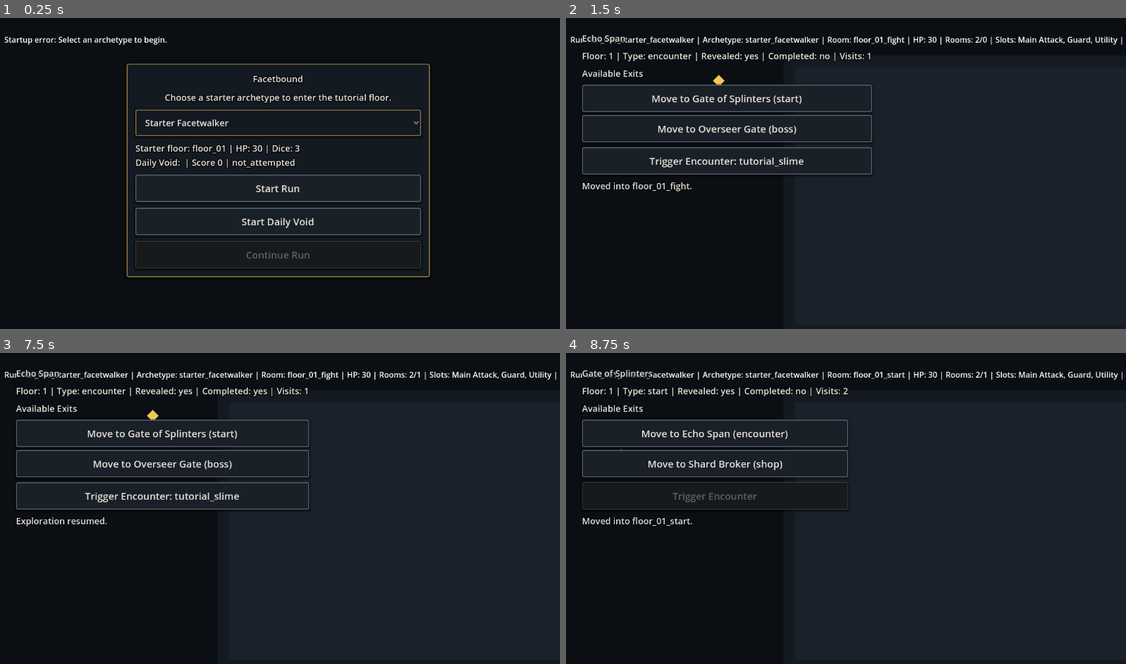
Above: before the commit, frames 1-4 (two rows, left to right).
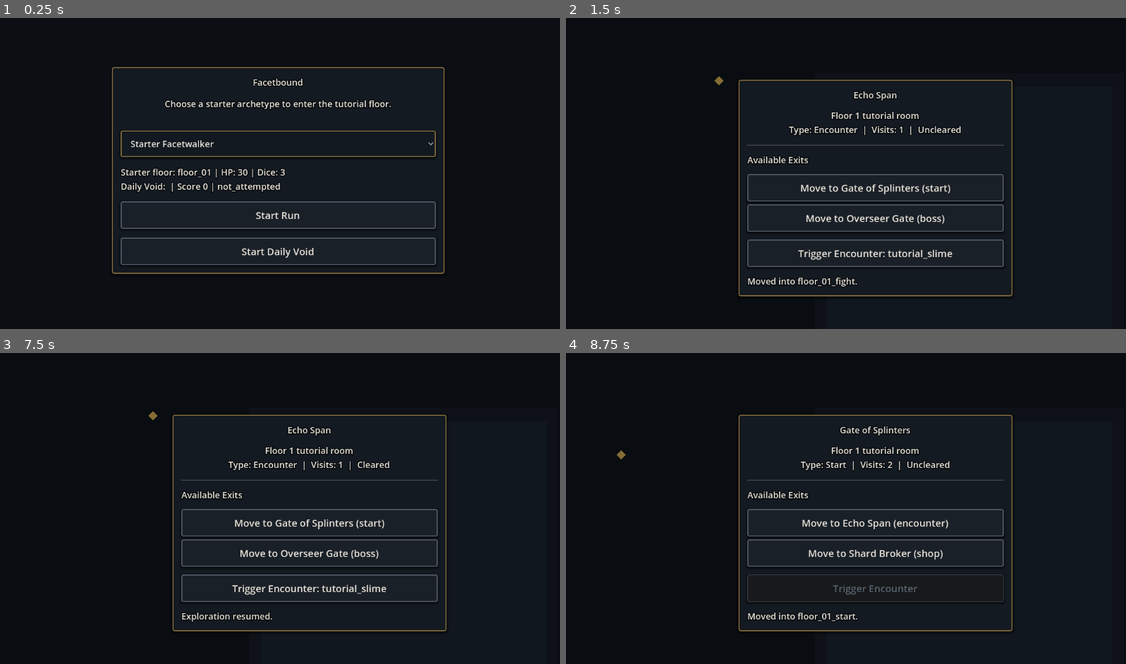
Above: after the commit, the same moments.

Repository: cozmulici-rgb/Diceforge
Game: Godot game, scene res://scenes/app_root.tscn
Same seed, same stepped clock (60 frames per second), same inputs: the game is played once before the commit and once after it.
Inputs:
- Up to frame 1 (0.25 s): no input
- Up to frame 2 (1.5 s): click "Start Run" at 0.5 s; click "Move to Echo Span (encounter)" at 1.25 s
- Up to frame 3 (7.5 s): click "Trigger Encounter: tutorial_s…" at 2 s; click "Roll Dice" at 2.75 s; click "Resolve Round" at 3.5 s; click "heavy_strike x1 [face]" at 4.25 s; click "replace_face heavy_strike on …" at 5 s; click "Apply" at 5.75 s; click "replace_face heavy_strike on …" at 6.5 s; click "Return To Run" at 7.25 s
- Up to frame 4 (8.75 s): click "Move to Gate of Splinters (st…" at 8 s

The runs differ from the first frame. In frame 1, 7.5% of the frame differs, in the area x 0-80%, y 5-84%; in frame 2, 10%, in the area x 0-100%, y 5-99%; in frame 3, 10%; in frame 4, 9.2%.

Commit message:
feat/ui-theme-and-screenshots

Diff:
--- a/game/scenes/screens/exploration_screen.tscn
+++ b/game/scenes/screens/exploration_screen.tscn
@@ -11,54 +11,80 @@
 offset_bottom = 720.0
 color = Color(0.0431373, 0.0588235, 0.0784314, 1)
 
+[node name="AmbientVeil" type="ColorRect" parent="."]
+offset_right = 1280.0
+offset_bottom = 720.0
+color = Color(0.027451, 0.0352941, 0.0470588, 0.36)
+
 [node name="RoomShell" type="ColorRect" parent="."]
-offset_left = 452.0
-offset_top = 88.0
-offset_right = 1240.0
-offset_bottom = 664.0
-color = Color(0.0784314, 0.101961, 0.129412, 1)
+offset_left = 516.0
+offset_top = 124.0
+offset_right = 1148.0
+offset_bottom = 684.0
+color = Color(0.0784314, 0.101961, 0.129412, 0.42)
 
 [node name="RoomShellInset" type="ColorRect" parent="."]
-offset_left = 476.0
-offset_top = 112.0
-offset_right = 1216.0
-offset_bottom = 640.0
-color = Color(0.101961, 0.133333, 0.168627, 0.9)
+offset_left = 540.0
+offset_top = 152.0
+offset_right = 1124.0
+offset_bottom = 652.0
+color = Color(0.101961, 0.133333, 0.168627, 0.32)
 
 [node name="Player" type="CharacterBody2D" parent="."]
-position = Vector2(160, 220)
+position = Vector2(184, 256)
+modulate = Color(1, 1, 1, 0.65)
 script = ExtResource("2")
 
 [node name="Marker" type="Polygon2D" parent="Player"]
 polygon = PackedVector2Array(-12, 0, 0, -12, 12, 0, 0, 12)
-color = Color(0.968627, 0.780392, 0.333333, 1)
+scale = Vector2(0.8, 0.8)
+color = Color(0.968627, 0.780392, 0.333333, 0.8)
 
 [node name="UI" type="CanvasLayer" parent="."]
 
-[node name="MarginContainer" type="MarginContainer" parent="UI"]
-offset_left = 16.0
-offset_top = 16.0
-offset_right = 420.0
-offset_bottom = 340.0
+[node name="CenterContainer" type="CenterContainer" parent="UI"]
+offset_right = 1280.0
+offset_bottom = 720.0
 
-[node name="VBoxContainer" type="VBoxContainer" parent="UI/MarginContainer"]
-theme_override_constants/separation = 10
+[node name="PanelContainer" type="PanelContainer" parent="UI/CenterContainer"]
+custom_minimum_size = Vector2(560, 0)
+layout_mode = 2
+offset_left = -280.0
+offset_top = -188.0
+offset_right = 280.0
+offset_bottom = 188.0
 
-[node name="RoomNameLabel" type="Label" parent="UI/MarginContainer/VBoxContainer"]
+[node name="VBoxContainer" type="VBoxContainer" parent="UI/CenterContainer/PanelContainer"]
+layout_mode = 2
+theme_override_constants/separation = 16
+
+[node name="RoomNameLabel" type="Label" parent="UI/CenterContainer/PanelContainer/VBoxContainer"]
+layout_mode = 2
 text = "Room"
+horizontal_alignment = 1
 
-[node name="RoomMetaLabel" type="Label" parent="UI/MarginContainer/VBoxContainer"]
+[node name="RoomMetaLabel" type="Label" parent="UI/CenterContainer/PanelContainer/VBoxContainer"]
+layout_mode = 2
 text = "Room details"
+horizontal_alignment = 1
+autowrap_mode = 3
 
-[node name="ExitsHeaderLabel" type="Label" parent="UI/MarginContainer/VBoxContainer"]
+[node name="Divider" type="HSeparator" parent="UI/CenterContainer/PanelContainer/VBoxContainer"]
+layout_mode = 2
+
+[node name="ExitsHeaderLabel" type="Label" parent="UI/CenterContainer/PanelContainer/VBoxContainer"]
+layout_mode = 2
 text = "Available Exits"
 
-[node name="ExitsContainer" type="VBoxContainer" parent="UI/MarginContainer/VBoxContainer"]
+[node name="ExitsContainer" type="VBoxContainer" parent="UI/CenterContainer/PanelContainer/VBoxContainer"]
+layout_mode = 2
 theme_override_constants/separation = 6
 
-[node name="EncounterButton" type="Button" parent="UI/MarginContainer/VBoxContainer"]
+[node name="EncounterButton" type="Button" parent="UI/CenterContainer/PanelContainer/VBoxContainer"]
+layout_mode = 2
 text = "Trigger Encounter"
 
-[node name="EncounterStatusLabel" type="Label" parent="UI/MarginContainer/VBoxContainer"]
+[node name="EncounterStatusLabel" type="Label" parent="UI/CenterContainer/PanelContainer/VBoxContainer"]
+layout_mode = 2
 autowrap_mode = 3
 text = "Explore the room shell and trigger the stub encounter."
--- a/game/scenes/screens/start_menu.tscn
+++ b/game/scenes/screens/start_menu.tscn
@@ -30,13 +30,13 @@
 
 [node name="PanelContainer" type="PanelContainer" parent="CenterContainer"]
 layout_mode = 2
-custom_minimum_size = Vector2(620, 0)
+custom_minimum_size = Vector2(680, 0)
 size_flags_horizontal = 4
 size_flags_vertical = 4
 
 [node name="VBoxContainer" type="VBoxContainer" parent="CenterContainer/PanelContainer"]
 layout_mode = 2
-theme_override_constants/separation = 12
+theme_override_constants/separation = 18
 
 [node name="TitleLabel" type="Label" parent="CenterContainer/PanelContainer/VBoxContainer"]
 layout_mode = 2
@@ -48,6 +48,10 @@
 text = "Choose a starter archetype to enter the tutorial floor."
 horizontal_alignment = 1
 autowrap_mode = 3
+
+[node name="SummarySpacer" type="Control" parent="CenterContainer/PanelContainer/VBoxContainer"]
+custom_minimum_size = Vector2(0, 6)
+layout_mode = 2
 
 [node name="ArchetypeOptionButton" type="OptionButton" parent="CenterContainer/PanelContainer/VBoxContainer"]
 layout_mode = 2
@@ -65,6 +69,10 @@
 layout_mode = 2
 text = "Start Daily Void"
 
+[node name="ContinueSpacer" type="Control" parent="CenterContainer/PanelContainer/VBoxContainer"]
+custom_minimum_size = Vector2(0, 6)
+layout_mode = 2
+
 [node name="ContinueRunButton" type="Button" parent="CenterContainer/PanelContainer/VBoxContainer"]
 layout_mode = 2
 text = "Continue Run"
--- a/game/scripts/app_root.gd
+++ b/game/scripts/app_root.gd
@@ -19,12 +19,13 @@
 func _ready() -> void:
 	content_catalog = ContentCatalogScript.new()
 	game_state_coordinator = GameStateCoordinatorScript.new(content_catalog)
-	hud.show_error("Select an archetype to begin.")
+	hud.clear()
 	_show_start_menu()
 
 
 func _show_start_menu() -> void:
 	_clear_screen_host()
+	hud.clear()
 
 	var start_menu = StartMenuScene.instantiate()
 	screen_host.add_child(start_menu)
@@ -43,13 +44,13 @@
 
 func _show_exploration(run_session) -> void:
 	_clear_screen_host()
+	hud.clear()
 
 	var exploration_screen = ExplorationScene.instantiate()
 	screen_host.add_child(exploration_screen)
 	exploration_screen.setup(game_state_coordinator, content_catalog, run_session)
 	exploration_screen.session_updated.connect(_on_session_updated)
 	exploration_screen.encounter_started.connect(_on_encounter_started)
-	hud.show_status(run_session)
 	print("Facetbound app root initialized with session %s" % run_session.session_id)
 
 
@@ -145,6 +146,9 @@
 
 
 func _on_session_updated(run_session) -> void:
+	if str(run_session.flags.get("screen_state", "exploration")) == "exploration":
+		hud.clear()
+		return
 	hud.show_status(run_session)
 
 
--- a/game/scripts/exploration/exploration_controller.gd
+++ b/game/scripts/exploration/exploration_controller.gd
@@ -6,13 +6,13 @@
 signal session_updated(run_session)
 signal encounter_started(combat_state)
 
-@onready var ui_margin: MarginContainer = $UI/MarginContainer
-@onready var room_name_label: Label = $UI/MarginContainer/VBoxContainer/RoomNameLabel
-@onready var room_meta_label: Label = $UI/MarginContainer/VBoxContainer/RoomMetaLabel
-@onready var exits_header_label: Label = $UI/MarginContainer/VBoxContainer/ExitsHeaderLabel
-@onready var exits_container: VBoxContainer = $UI/MarginContainer/VBoxContainer/ExitsContainer
-@onready var encounter_button: Button = $UI/MarginContainer/VBoxContainer/EncounterButton
-@onready var encounter_status_label: Label = $UI/MarginContainer/VBoxContainer/EncounterStatusLabel
+@onready var ui_panel: PanelContainer = $UI/CenterContainer/PanelContainer
+@onready var room_name_label: Label = $UI/CenterContainer/PanelContainer/VBoxContainer/RoomNameLabel
+@onready var room_meta_label: Label = $UI/CenterContainer/PanelContainer/VBoxContainer/RoomMetaLabel
+@onready var exits_header_label: Label = $UI/CenterContainer/PanelContainer/VBoxContainer/ExitsHeaderLabel
+@onready var exits_container: VBoxContainer = $UI/CenterContainer/PanelContainer/VBoxContainer/ExitsContainer
+@onready var encounter_button: Button = $UI/CenterContainer/PanelContainer/VBoxContainer/EncounterButton
+@onready var encounter_status_label: Label = $UI/CenterContainer/PanelContainer/VBoxContainer/EncounterStatusLabel
 @onready var player = $Player
 
 var content_catalog
@@ -60,12 +60,11 @@
 		return
 
 	room_name_label.text = "%s" % current_room.display_name
-	room_meta_label.text = "Floor: %d | Type: %s | Revealed: %s | Completed: %s | Visits: %d" % [
+	room_meta_label.text = "Floor %d tutorial room\nType: %s  |  Visits: %d  |  %s" % [
 		int(run_session.floor_index),
-		current_room.room_type,
-		"yes" if current_room.revealed else "no",
-		"yes" if current_room.completed else "no",
+		_format_room_type(current_room.room_type),
 		current_room.visit_count,
+		"Cleared" if current_room.completed else "Uncleared",
 	]
 
 	encounter_status_label.text = str(run_session.flags.get("encounter_status", "Explore the room shell and trigger the stub encounter."))
@@ -131,9 +130,24 @@
 
 
 func _apply_theme() -> void:
-	ui_margin.theme = FacetboundThemeScript.build()
+	ui_panel.theme = FacetboundThemeScript.build()
+	ui_panel.theme_type_variation = &"FacetCard"
 	room_name_label.theme_type_variation = &"FacetTitle"
 	room_meta_label.theme_type_variation = &"FacetBodyMuted"
 	exits_header_label.theme_type_variation = &"FacetSectionLabel"
 	encounter_status_label.theme_type_variation = &"FacetInfo"
 	encounter_button.theme_type_variation = &"FacetPrimaryButton"
+
+
+func _format_room_type(room_type: String) -> String:
+	match room_type:
+		"start":
+			return "Start"
+		"encounter":
+			return "Encounter"
+		"boss":
+			return "Boss"
+		"shop":
+			return "Shop"
+		_:
+			return room_type.capitalize()
--- a/game/scripts/screens/start_menu_controller.gd
+++ b/game/scripts/screens/start_menu_controller.gd
@@ -13,6 +13,7 @@
 @onready var summary_label: Label = $CenterContainer/PanelContainer/VBoxContainer/SummaryLabel
 @onready var start_button: Button = $CenterContainer/PanelContainer/VBoxContainer/StartRunButton
 @onready var daily_void_button: Button = $CenterContainer/PanelContainer/VBoxContainer/DailyVoidButton
+@onready var continue_spacer: Control = $CenterContainer/PanelContainer/VBoxContainer/ContinueSpacer
 @onready var continue_button: Button = $CenterContainer/PanelContainer/VBoxContainer/ContinueRunButton
 
 var _archetypes: Array = []
@@ -32,7 +33,8 @@
 		summary_label.text = "No starter archetypes are available."
 		start_button.disabled = true
 		daily_void_button.disabled = true
-	continue_button.disabled = true
+		continue_spacer.visible = false
+	continue_button.visible = false
 
 
 func configure(archetypes: Array, continue_summary: Dictionary = {}, recovery_message: String = "", last_daily_void_result: Dictionary = {}) -> void:
@@ -51,6 +53,8 @@
 	start_button.disabled = _archetypes.is_empty()
 	daily_void_button.disabled = _archetypes.is_empty()
 	continue_button.disabled = _continue_summary.is_empty() or bool(_continue_summary.get("is_corrupt", false))
+	continue_spacer.visible = not _continue_summary.is_empty()
+	continue_button.visible = not _continue_summary.is_empty()
 	_update_summary()
 
 
@@ -114,8 +118,7 @@
 		(selected_archetype.get("starter_dice", []) as Array).size(),
 	])
 	if not _continue_summary.is_empty():
-		parts.append("Continue slot %s | Floor %d | Room %s" % [
-			str(_continue_summary.get("slot_id", "")),
+		parts.append("Resume run: floor %d | room %s" % [
 			int(_continue_summary.get("floor_index", 0)),
 			str(_continue_summary.get("room_id", "")),
 		])
--- a/game/scripts/ui/hud_controller.gd
+++ b/game/scripts/ui/hud_controller.gd
@@ -4,7 +4,13 @@
 @onready var status_label: Label = $MarginContainer/StatusLabel
 
 
+func clear() -> void:
+	visible = false
+	status_label.text = ""
+
+
 func show_status(session) -> void:
+	visible = true
 	if session == null:
 		status_label.text = "No active run"
 		return
@@ -48,4 +54,5 @@
 
 
 func show_error(message: String) -> void:
+	visible = true
 	status_label.text = "Startup error: %s" % message
